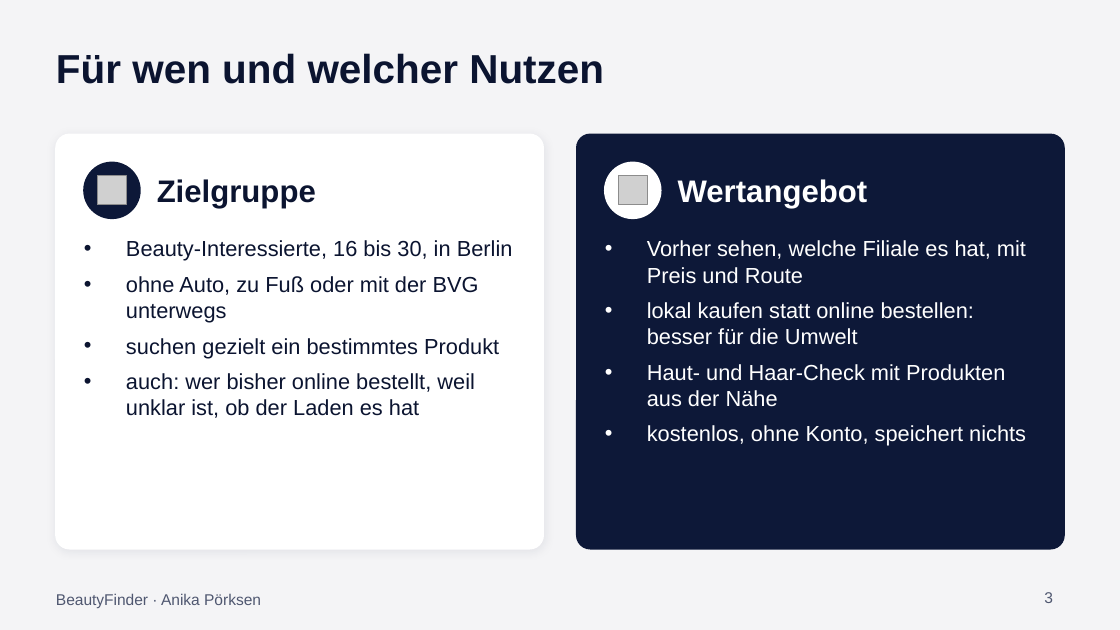
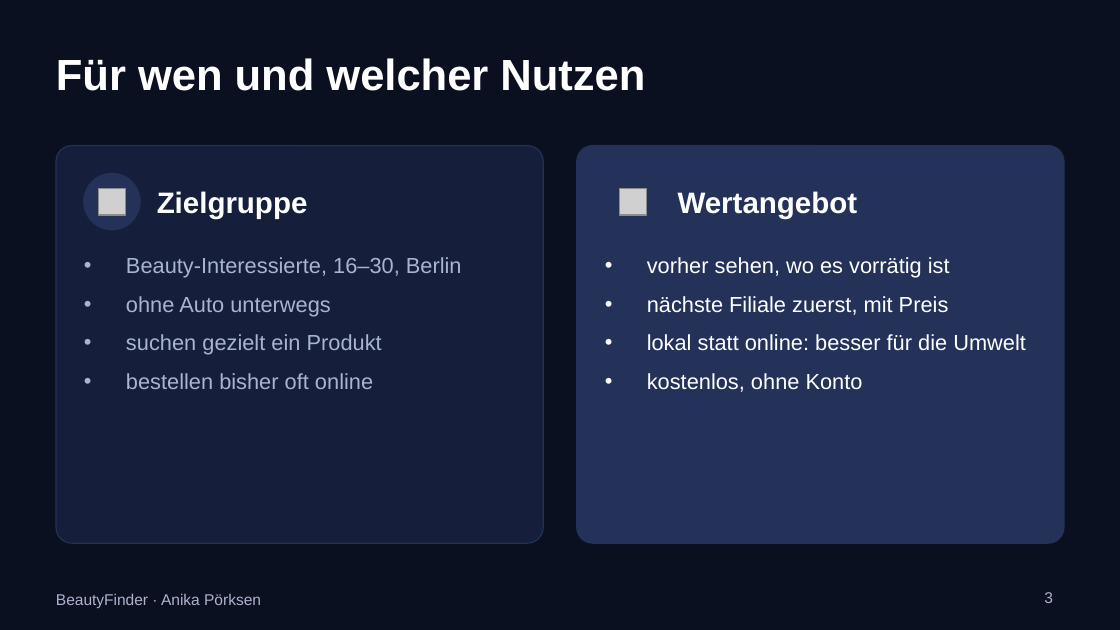
Before and after one commit to anikaprksn/Digitale-WElten, a slide deck: slide 3 of abgabe/Praesentation_BeautyFinder.pptx. Drawn at 1120x630 pixels with LibreOffice and Linux fonts; fonts in the diff are those of the drawing; grey boxes stand for pictures. Boxes give left, top, right and bottom in pixels: in the first picture for what was removed or moved away, otherwise in the second. Text is boxed around its words. In the diff, an @@ line names an element or a change of style, - is before the commit and + after.

```diff
--- a/abgabe/Praesentation_BeautyFinder.pptx
+++ b/abgabe/Praesentation_BeautyFinder.pptx
@@ background #F4F4F6 to #0A1020 @@
@@ text "Für wen und welcher Nutzen" at bbox=[56, 58, 645, 91]: size 26 to 28 pt, text colour #0B1430 to #FFFFFF @@
@@ rounded rectangle: place and size @@
-rounded rectangle at bbox=[56, 134, 543, 549]
+rounded rectangle at bbox=[56, 146, 543, 543]
@@ rounded rectangle at bbox=[56, 146, 543, 543]: fill #FFFFFF to #151F3B; outline #FFFFFF 1 pt to #24325A 0.75 pt; shadow off; proportions changed @@
@@ rounded rectangle: place and size @@
-rounded rectangle at bbox=[577, 134, 1064, 549]
+rounded rectangle at bbox=[577, 146, 1064, 543]
@@ rounded rectangle at bbox=[577, 146, 1064, 543]: fill #0D1838 to #24325A; outline #0D1838 1 pt to #24325A 0.75 pt; proportions changed @@
@@ ellipse at bbox=[84, 174, 140, 230]: fill #0D1838 to #24325A; outline #0D1838 1 pt to #24325A 1 pt @@
@@ text "Zielgruppe" at bbox=[157, 191, 308, 219]: size 20 to 19 pt, text colour #0B1430 to #FFFFFF @@
@@ ellipse at bbox=[605, 174, 661, 230]: fill #FFFFFF to #24325A; outline #FFFFFF 1 pt to #24325A 1 pt @@
@@ text "Wertangebot" at bbox=[678, 191, 858, 219]: size 20 to 19 pt @@
@@ picture: place and size @@
-picture at bbox=[97, 176, 127, 205]
+picture at bbox=[99, 188, 125, 215]
@@ 2 texts, 2 ellipses, 1 picture: place and size @@
-2 texts, 2 ellipses, 1 picture at bbox=[84, 162, 868, 218]
+2 texts, 2 ellipses, 1 picture at bbox=[84, 174, 858, 230]
@@ text at bbox=[126, 257, 462, 389]: text changed; text colour #0B1430 to #A9B4CF @@
-• Beauty-Interessierte, 16 bis 30, in Berlin
-• ohne Auto, zu Fuß oder mit der BVG unterwegs
-• suchen gezielt ein bestimmtes Produkt
-• auch: wer bisher online bestellt, weil unklar ist, ob der Laden es hat
+• Beauty-Interessierte, 16–30, Berlin
+• ohne Auto unterwegs
+• suchen gezielt ein Produkt
+• bestellen bisher oft online
@@ text at bbox=[647, 257, 1026, 392]: text changed @@
-• Vorher sehen, welche Filiale es hat, mit Preis und Route
-• lokal kaufen statt online bestellen: besser für die Umwelt
-• Haut- und Haar-Check mit Produkten aus der Nähe
-• kostenlos, ohne Konto, speichert nichts
+• vorher sehen, wo es vorrätig ist
+• nächste Filiale zuerst, mit Preis
+• lokal statt online: besser für die Umwelt
+• kostenlos, ohne Konto
@@ text "BeautyFinder · Anika Pörksen" at bbox=[56, 593, 261, 608]: text colour #4F5770 to #A9B4CF @@
@@ page number at bbox=[1044, 592, 1053, 603]: text colour #4F5770 to #A9B4CF @@
```
Also in this commit, not shown: 11 other slides changed.
